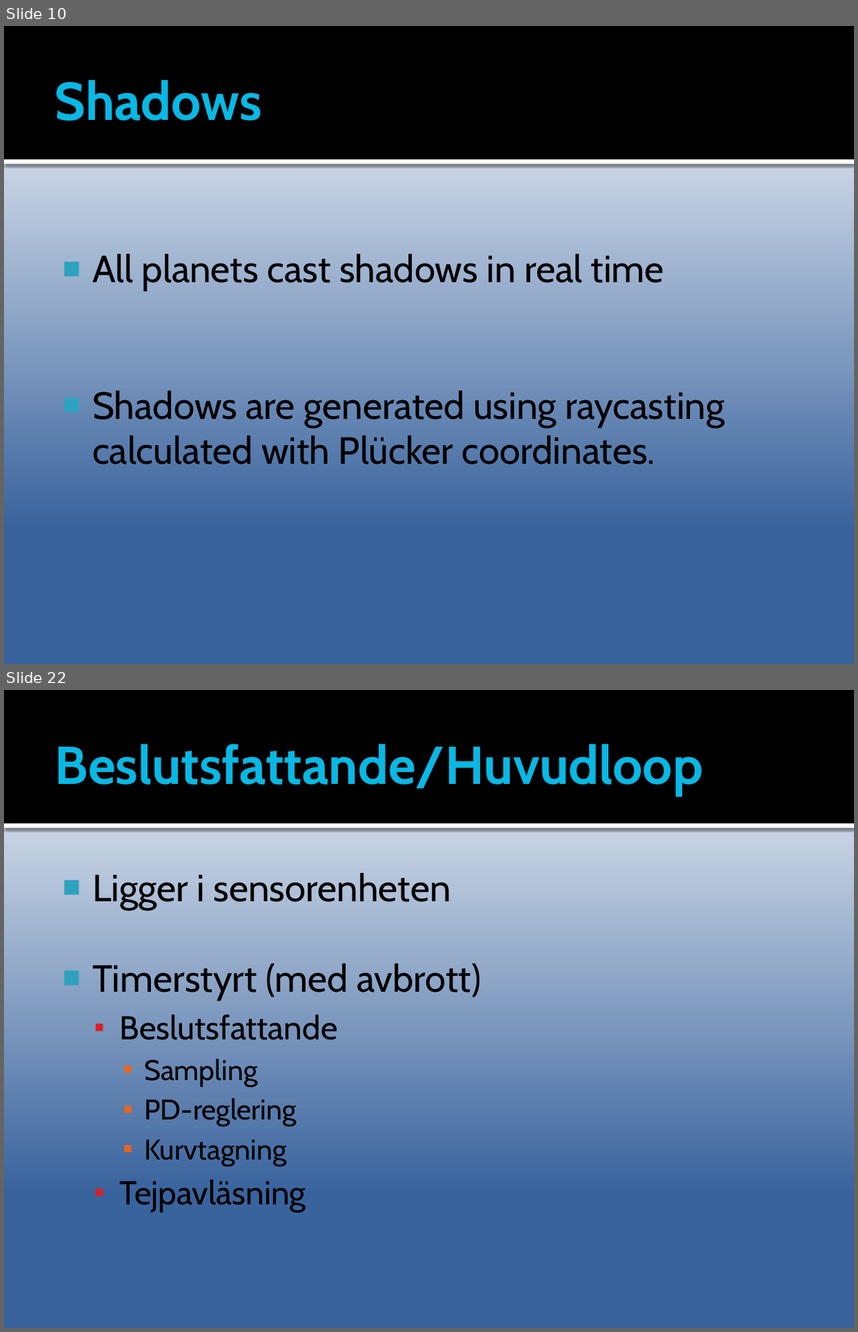
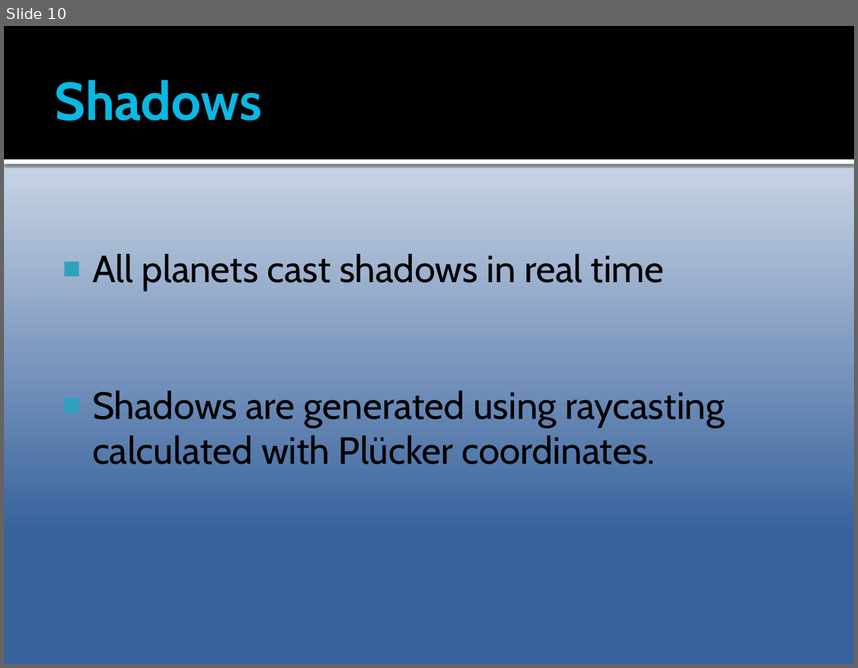
Before and after one commit to AlexanderSjoholm/CMS, a slide deck: Documentation/Presentation TSBK07 CMS.pptx. Shown one above the other, each under a label of ours: slides 10 and 22 before the commit, slide 10 after it; the slides between them are not shown. The pictures are 858x1332 and 858x668 pixels, drawn with LibreOffice and Linux fonts; fonts in the diff are those of the drawing. Boxes give left, top, right and bottom in pixels: in the first picture for what was removed or moved away, otherwise in the second. Text is boxed around its words. In the diff, an @@ line names an element or a change of style, - is before the commit and + after.

```diff
--- a/Documentation/Presentation TSBK07 CMS.pptx
+++ b/Documentation/Presentation TSBK07 CMS.pptx
@@ slide 22 removed at <box>4,690,854,1328</box>, background gradient #FFFFFF to #39639D; not listed: 2 template elements that a slide beside it also shows @@
@@ title removed at <box>55,744,703,796</box> @@
-Beslutsfattande/Huvudloop
@@ text removed at <box>92,873,481,1212</box> @@
-■ Ligger i sensorenheten
-■ Timerstyrt (med avbrott)
-  ▪ Beslutsfattande
-    ▪ Sampling
-    ▪ PD-reglering
-    ▪ Kurvtagning
-  ▪ Tejpavläsning
```
Also in this commit, not shown: 3 slides changed, 18 other slides removed.
